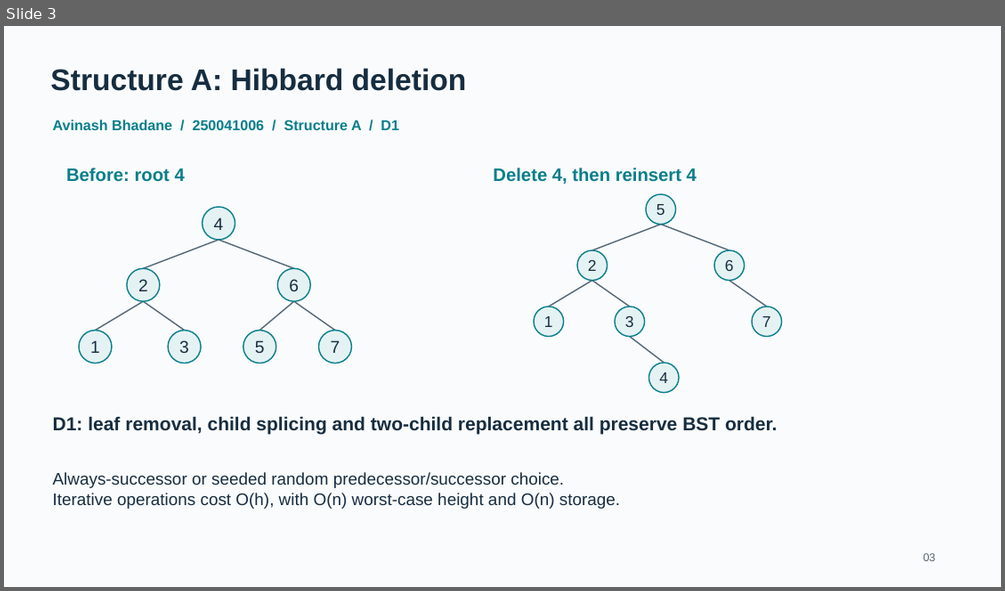
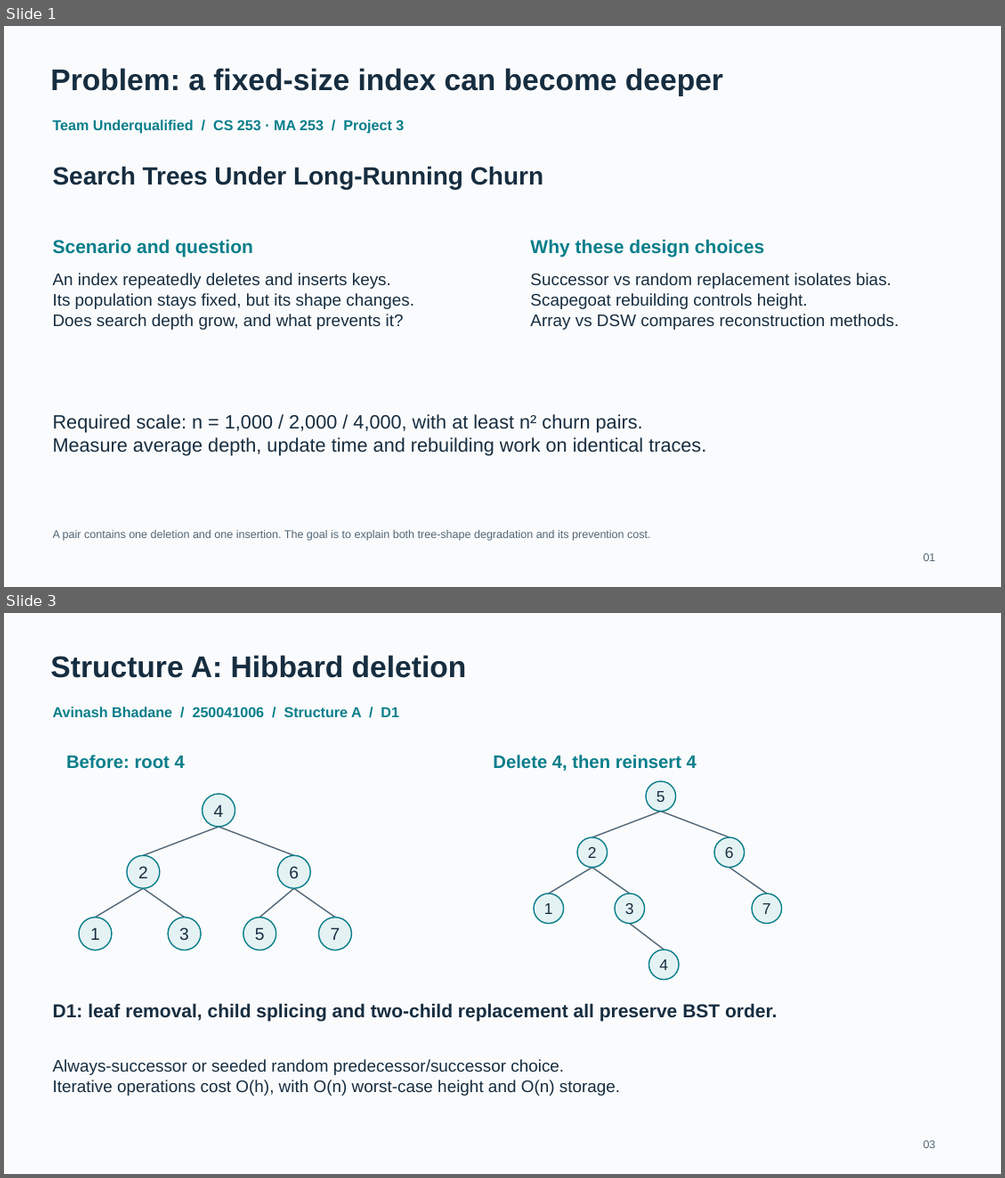
Before and after one commit to MayankMoyal/DSA-Project, a slide deck: docs/slides/slides.pptx. Shown one above the other, each under a label of ours: slide 3 before the commit, slides 1 and 3 after it; the slides between them are not shown. The pictures are 1005x591 and 1005x1178 pixels, drawn with LibreOffice and Linux fonts; fonts in the diff are those of the drawing. Boxes give left, top, right and bottom in pixels: in the first picture for what was removed or moved away, otherwise in the second. Text is boxed around its words. In the diff, an @@ line names an element or a change of style, - is before the commit and + after.

```diff
--- a/docs/slides/slides.pptx
+++ b/docs/slides/slides.pptx
@@ slide 1 added at (x1=4, y1=26, x2=1001, y2=587), background #FAFBFC @@
@@ text added at (x1=50, y1=68, x2=723, y2=95), 36 pt, text #162D40, bold @@
+Problem: a fixed-size index can become deeper
@@ text added at (x1=53, y1=119, x2=404, y2=134), 17.2 pt, text #087E8B, bold @@
+Team Underqualified / CS 253 · MA 253 / Project 3
@@ text added at (x1=53, y1=166, x2=543, y2=189), 30 pt, text #162D40, bold @@
+Search Trees Under Long-Running Churn
@@ text added at (x1=53, y1=239, x2=253, y2=257), 22.5 pt, text #087E8B, bold @@
+Scenario and question
@@ text added at (x1=530, y1=239, x2=764, y2=257), 22.5 pt, text #087E8B, bold @@
+Why these design choices
@@ text added at (x1=53, y1=273, x2=414, y2=329), 20.2 pt, text #162D40 @@
+An index repeatedly deletes and inserts keys.
+Its population stays fixed, but its shape changes.
+Does search depth grow, and what prevents it?
@@ text added at (x1=530, y1=273, x2=899, y2=329), 20.2 pt, text #162D40 @@
+Successor vs random replacement isolates bias.
+Scapegoat rebuilding controls height.
+Array vs DSW compares reconstruction methods.
@@ text added at (x1=53, y1=414, x2=706, y2=456), 23.2 pt, text #162D40 @@
+Required scale: n = 1,000 / 2,000 / 4,000, with at least n² churn pairs.
+Measure average depth, update time and rebuilding work on identical traces.
@@ text added at (x1=53, y1=530, x2=650, y2=540), 13.5 pt, text #526777 @@
+A pair contains one deletion and one insertion. The goal is to explain both tree-shape degradation and its prevention cost.
@@ text added at (x1=923, y1=553, x2=936, y2=561), 13.5 pt, text #526777 @@
+01
```
Also in this commit, not shown: 6 slides changed, 1 other slide added, 2 slides removed, 4 other files.
